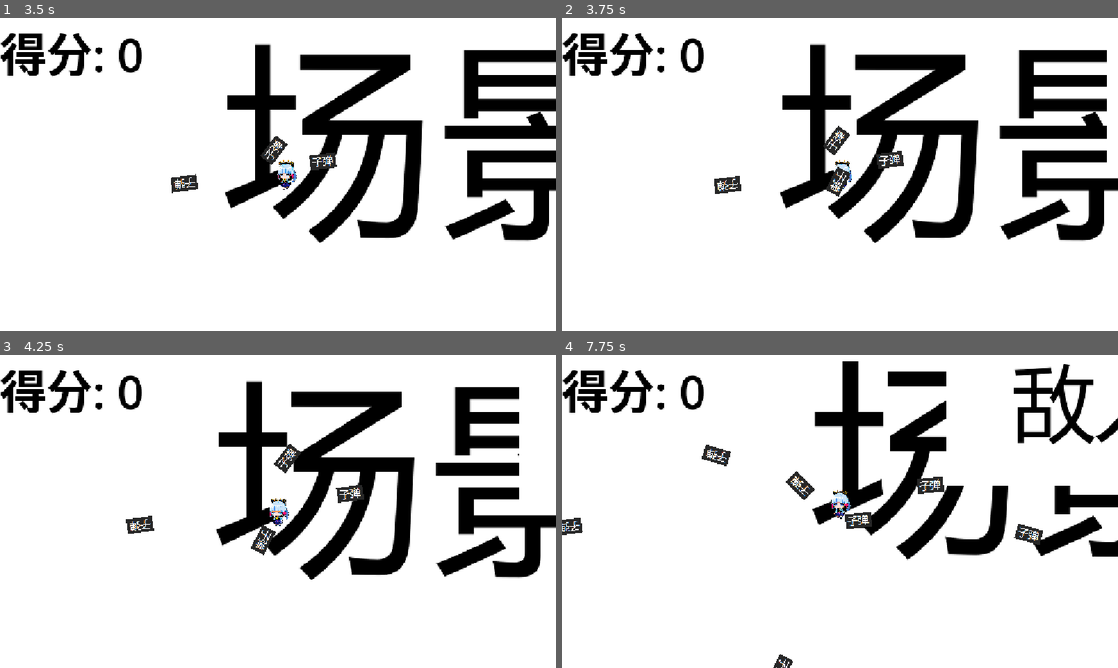
Above: before the commit, frames 1-4 (two rows, left to right).
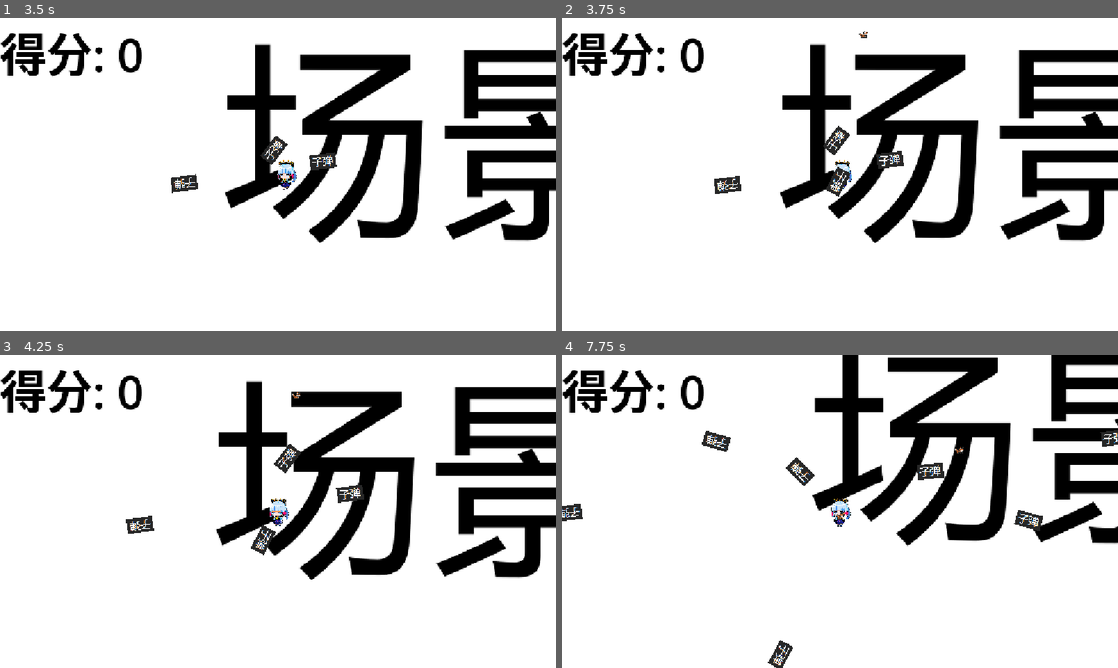
Above: after the commit, the same moments.

Repository: kuchaomc/genshin_tower
Game: Godot game, scene res://scenes/主界面.tscn
Same seed, same stepped clock (60 frames per second), same inputs: the game is played once before the commit and once after it.
Inputs (mouse positions are in pixels of both pictures, inside the frame that each line leads up to):
- Up to frame 1 (3.5 s): click "开始游戏" at 0.5 s; tap Enter at 1.25 s; move the mouse to (400, 158) at 1.27 s; hold D (right) 1.28-2 s; click (400, 158) at 1.35 s; drag from (166, 190) to (283, 171) at 2.02 s; move the mouse to (333, 105) at 2.77 s; hold D (right) from 2.78 s (still down); click (333, 105) at 2.85 s
- Up to frame 2 (3.75 s): release D (right) at 3.5 s; drag from (812, 237) to (745, 183) at 3.52 s
- Up to frame 3 (4.25 s): no input
- Up to frame 4 (7.75 s): move the mouse to (1006, 558) at 4.27 s; hold A (left) 4.28-5 s; click (1006, 558) at 4.35 s; drag from (673, 464) to (834, 570) at 5.02 s; move the mouse to (867, 511) at 5.77 s; hold S (down) 5.78-6.5 s; click (867, 511) at 5.85 s; drag from (756, 433) to (867, 486) at 6.52 s; move the mouse to (962, 495) at 7.27 s; hold W (up) from 7.28 s (still down); click (962, 495) at 7.35 s

Frame 1 is identical in both runs. In frame 2, 0.4% of the frame differs, in the area x 53-100%, y 4-47%; in frame 3, 1.5%; in frame 4, 17%, in the area x 0-100%, y 0-100%.

Commit message:
修改敌人移动逻辑

Diff:
--- a/scenes/敌人.tscn
+++ b/scenes/敌人.tscn
@@ -1,25 +1,73 @@
-[gd_scene load_steps=6 format=3 uid="uid://cb6ii837bhcf7"]
+[gd_scene load_steps=13 format=3 uid="uid://cb6ii837bhcf7"]
 
-[ext_resource type="Texture2D" uid="uid://clbhlbi0nuca0" path="res://textures/敌人.png" id="1_8ikh3"]
 [ext_resource type="Script" uid="uid://cjcvg4aw3axbu" path="res://scripts/敌人.gd" id="1_xw40f"]
+[ext_resource type="Texture2D" uid="uid://dr2udg0io0jid" path="res://textures/通用占位符精灵表.png" id="2_xw40f"]
 
-[sub_resource type="AtlasTexture" id="AtlasTexture_xw40f"]
-atlas = ExtResource("1_8ikh3")
-region = Rect2(768, 518, 768, 259)
+[sub_resource type="AtlasTexture" id="AtlasTexture_qxw6m"]
+atlas = ExtResource("2_xw40f")
+region = Rect2(0, 64, 32, 32)
+
+[sub_resource type="AtlasTexture" id="AtlasTexture_sgph2"]
+atlas = ExtResource("2_xw40f")
+region = Rect2(32, 64, 32, 32)
+
+[sub_resource type="AtlasTexture" id="AtlasTexture_txq68"]
+atlas = ExtResource("2_xw40f")
+region = Rect2(64, 64, 32, 32)
+
+[sub_resource type="AtlasTexture" id="AtlasTexture_pltk1"]
+atlas = ExtResource("2_xw40f")
+region = Rect2(96, 64, 32, 32)
+
+[sub_resource type="AtlasTexture" id="AtlasTexture_mwlsy"]
+atlas = ExtResource("2_xw40f")
+region = Rect2(128, 64, 32, 32)
+
+[sub_resource type="AtlasTexture" id="AtlasTexture_3vkxj"]
+atlas = ExtResource("2_xw40f")
+region = Rect2(160, 64, 32, 32)
+
+[sub_resource type="AtlasTexture" id="AtlasTexture_jlgr3"]
+atlas = ExtResource("2_xw40f")
+region = Rect2(192, 64, 32, 32)
+
+[sub_resource type="AtlasTexture" id="AtlasTexture_03bf3"]
+atlas = ExtResource("2_xw40f")
+region = Rect2(224, 64, 32, 32)
 
 [sub_resource type="SpriteFrames" id="SpriteFrames_qxw6m"]
 animations = [{
 "frames": [{
 "duration": 1.0,
-"texture": SubResource("AtlasTexture_xw40f")
+"texture": SubResource("AtlasTexture_qxw6m")
+}, {
+"duration": 1.0,
+"texture": SubResource("AtlasTexture_sgph2")
+}, {
+"duration": 1.0,
+"texture": SubResource("AtlasTexture_txq68")
+}, {
+"duration": 1.0,
+"texture": SubResource("AtlasTexture_pltk1")
+}, {
+"duration": 1.0,
+"texture": SubResource("AtlasTexture_mwlsy")
+}, {
+"duration": 1.0,
+"texture": SubResource("AtlasTexture_3vkxj")
+}, {
+"duration": 1.0,
+"texture": SubResource("AtlasTexture_jlgr3")
+}, {
+"duration": 1.0,
+"texture": SubResource("AtlasTexture_03bf3")
 }],
 "loop": true,
 "name": &"default",
 "speed": 5.0
 }]
 
-[sub_resource type="RectangleShape2D" id="RectangleShape2D_sgph2"]
-size = Vector2(768, 260)
+[sub_resource type="CircleShape2D" id="CircleShape2D_hi84n"]
 
 [node name="Area2D" type="Area2D" groups=["enemies"]]
 script = ExtResource("1_xw40f")
@@ -28,7 +76,7 @@
 sprite_frames = SubResource("SpriteFrames_qxw6m")
 
 [node name="CollisionShape2D" type="CollisionShape2D" parent="."]
-visible = false
-shape = SubResource("RectangleShape2D_sgph2")
+position = Vector2(0, 7)
+shape = SubResource("CircleShape2D_hi84n")
 
 [connection signal="body_entered" from="." to="." method="_on_body_entered"]
--- a/scripts/敌人.gd
+++ b/scripts/敌人.gd
@@ -1,12 +1,10 @@
 extends Area2D
 
-@export var anime_speed : float = -100
+@export var anime_speed : float = 100
 # 敌人最大生命值（默认100点）
 @export var max_health : float = 100
 # 敌人当前生命值
 var current_health : float = 100
-# 超出屏幕销毁的阈值（屏幕左侧外200像素）
-var destroy_threshold : float = -200
 
 # Called when the node enters the scene tree for the first time.
 func _ready() -> void:
@@ -18,13 +16,19 @@
 
 # Called every frame. 'delta' is the elapsed time since the previous frame.
 func _physics_process(delta: float) -> void:
-	# 向左移动敌人
-	position += Vector2(anime_speed, 0) * delta
+	# 获取玩家节点（通过场景根节点或父节点查找）
+	var player = get_tree().current_scene.get_node_or_null("player") as CharacterBody2D
+	if not player:
+		player = get_node_or_null("../player") as CharacterBody2D
 
-	# 检查是否超出屏幕左侧（超出视野）
-	if position.x < destroy_threshold:
-		print("敌人超出视野，自动销毁")
-		queue_free()
+	if player:
+		# 计算朝向玩家的方向
+		var direction = (player.global_position - global_position).normalized()
+		# 向玩家方向移动
+		position += direction * anime_speed * delta
+	else:
+		# 如果找不到玩家，保持原有移动逻辑（向后兼容）
+		print("警告：未找到玩家节点")
 
 # 受到伤害方法
 func take_damage(damage_amount: float) -> void:
--- a/scripts/游戏管理器.gd
+++ b/scripts/游戏管理器.gd
@@ -64,10 +64,10 @@
 	# 实例化敌人场景
 	var enemy_instance = enemy_scene.instantiate()
 
-	# 随机生成位置（右侧屏幕外）
+	# 随机生成位置（屏幕范围内的随机位置）
 	var screen_size = get_viewport().get_visible_rect().size
-	var spawn_x = screen_size.x + 100  # 右侧屏幕外
-	var spawn_y = randf_range(100, screen_size.y - 100)
+	var spawn_x = randf_range(0, screen_size.x)
+	var spawn_y = randf_range(0, screen_size.y)
 
 	# 设置敌人位置
 	enemy_instance.position = Vector2(spawn_x, spawn_y)
Renamed: textures/玩家动画.png -> textures/通用占位符精灵表.png
Not shown, changed: textures/通用占位符精灵表.png.import
